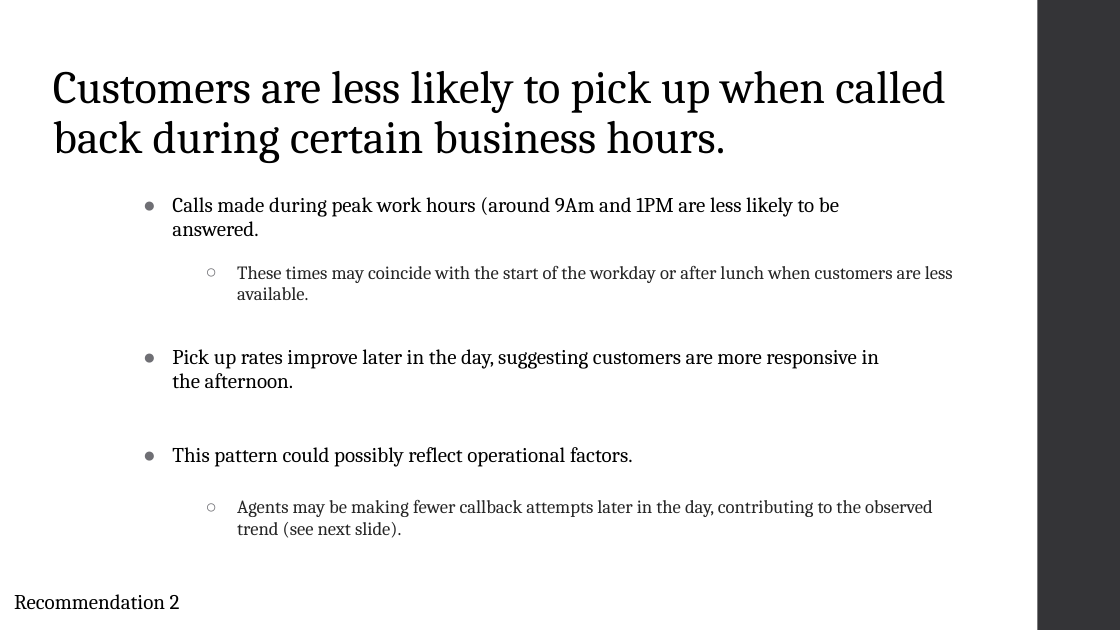
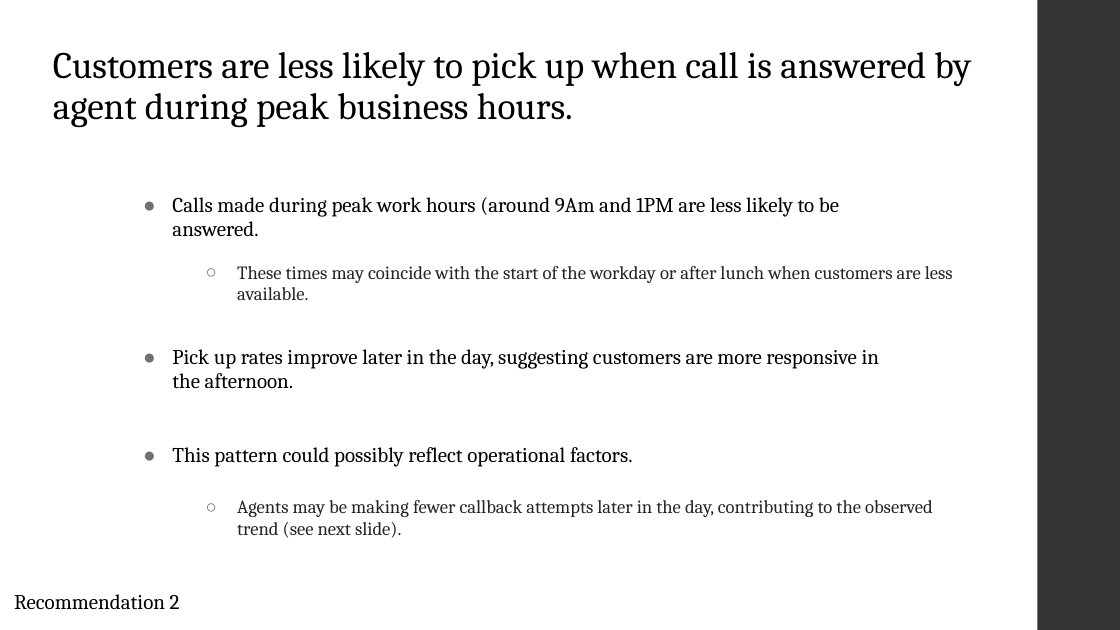
Before and after one commit to arvindkrishna87/STAT390_LegalAid_Fall2025, a slide deck: slide 6 of Presentations/Dashboard/TimeTrendsPresentation1_8Oct_Group1.pptx. Drawn at 1120x630 pixels with LibreOffice and Linux fonts; fonts in the diff are those of the drawing. Boxes give left, top, right and bottom in pixels: in the first picture for what was removed or moved away, otherwise in the second. Text is boxed around its words. In the diff, an @@ line names an element or a change of style, - is before the commit and + after.

```diff
--- a/Presentations/Dashboard/TimeTrendsPresentation1_8Oct_Group1.pptx
+++ b/Presentations/Dashboard/TimeTrendsPresentation1_8Oct_Group1.pptx
@@ title at [53,52,971,128]: text changed; size 39.6 to 32 pt @@
-Customers are less likely to pick up when called back during certain business hours.
+Customers are less likely to pick up when call is answered by agent during peak business hours.
```
Also in this commit, not shown: 2 other slides changed.
